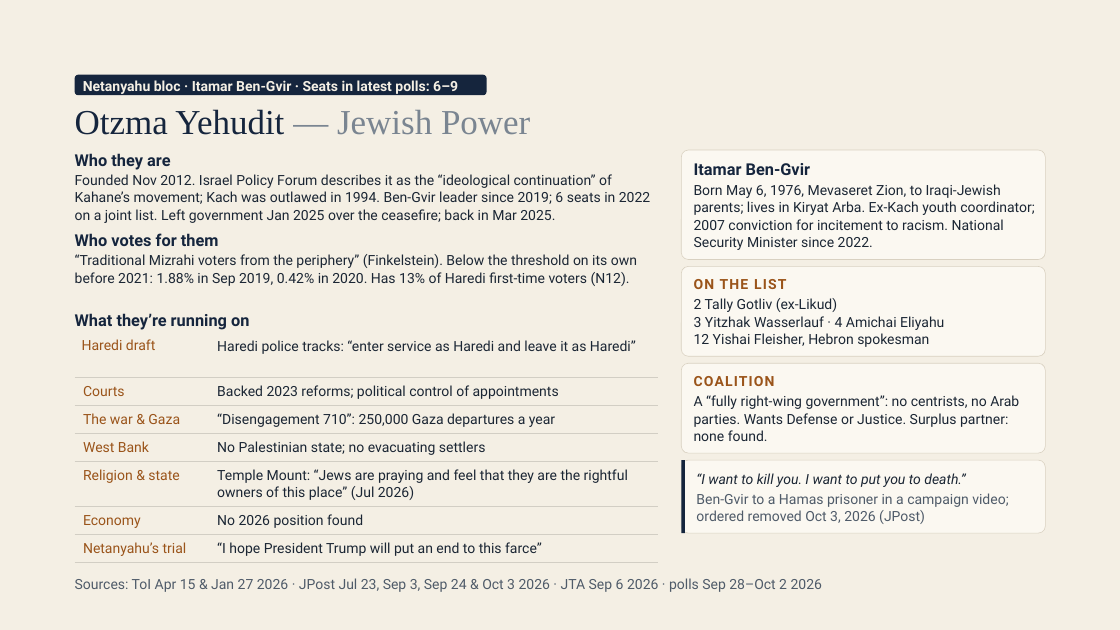
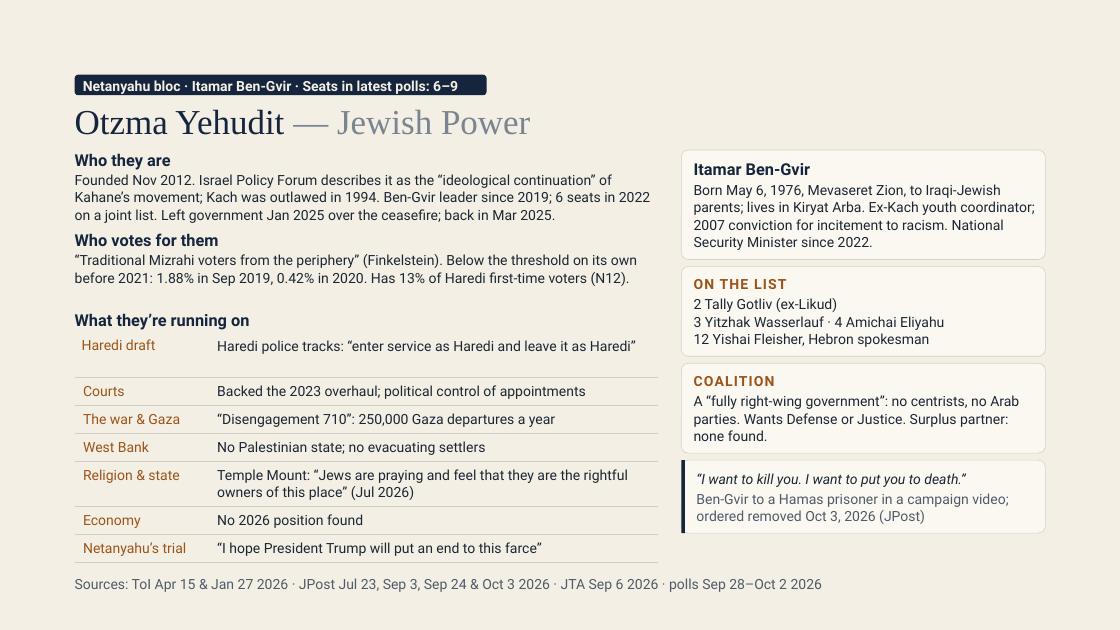
Before and after one commit to RavBogard/israelielection, a slide deck: slide 19 of public/teach/session-1-deck.pptx. Drawn at 1120x630 pixels with LibreOffice and Linux fonts; fonts in the diff are those of the drawing. Boxes give left, top, right and bottom in pixels: in the first picture for what was removed or moved away, otherwise in the second. Text is boxed around its words. In the diff, an @@ line names an element or a change of style, - is before the commit and + after.

```diff
--- a/public/teach/session-1-deck.pptx
+++ b/public/teach/session-1-deck.pptx
@@ table at [75,333,659,560] @@
-row 2, column 2: Backed 2023 reforms; political control of appointments
+row 2, column 2: Backed the 2023 overhaul; political control of appointments
```
Also in this commit, not shown: 2 other slides changed, 51 other files.
